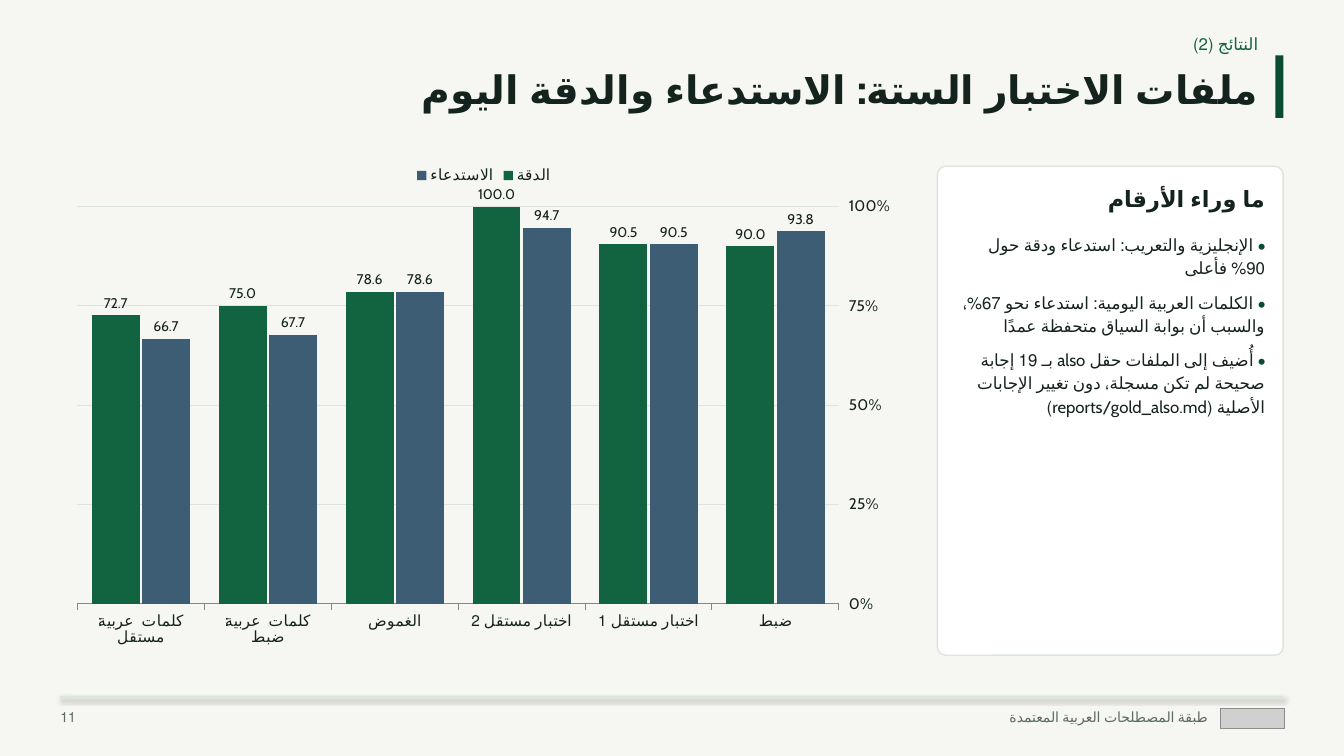
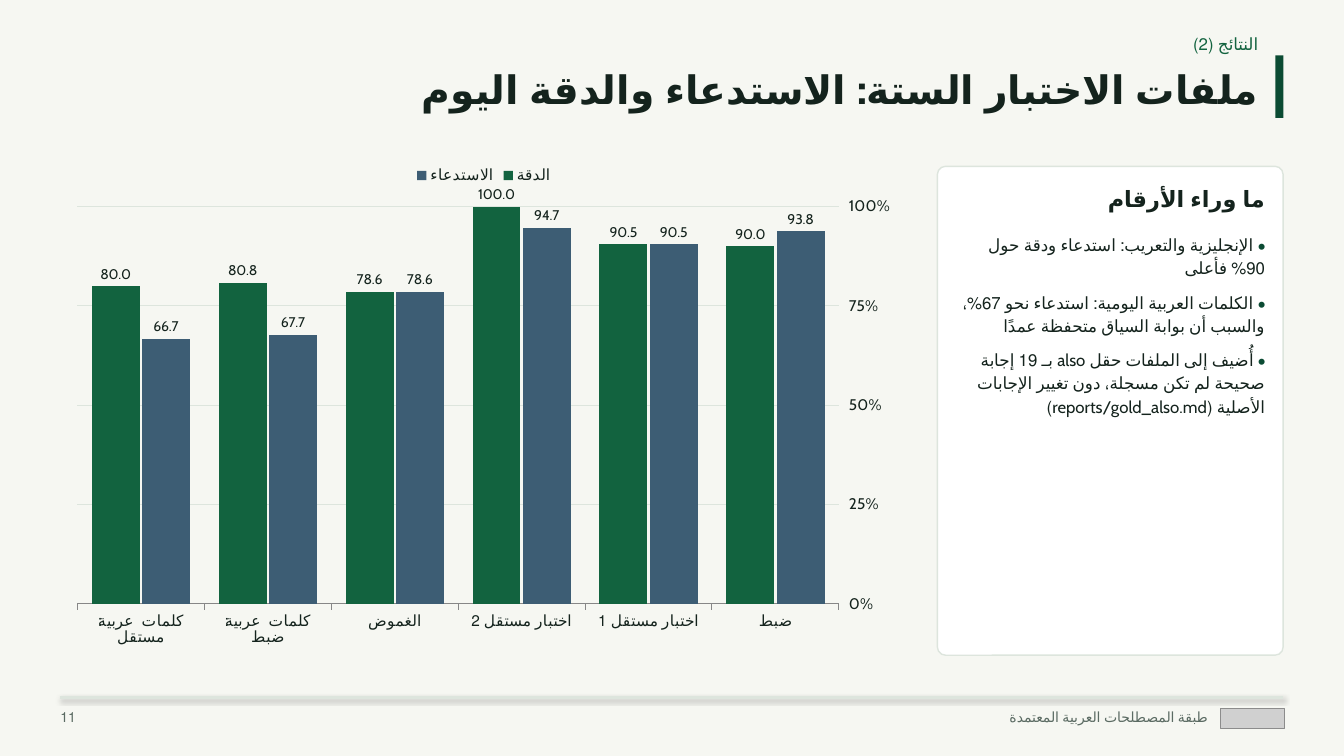
Before and after one commit to saraabduallh-1/kass-layer, a slide deck: slide 11 of reports/presentation/kass_layer_deck.pptx. Drawn at 1344x756 pixels with LibreOffice and Linux fonts; fonts in the diff are those of the drawing; grey boxes stand for pictures. Boxes give left, top, right and bottom in pixels: in the first picture for what was removed or moved away, otherwise in the second. Text is boxed around its words. In the diff, an @@ line names an element or a change of style, - is before the commit and + after.

```diff
--- a/reports/presentation/kass_layer_deck.pptx
+++ b/reports/presentation/kass_layer_deck.pptx
@@ column chart at (60,156,907,655) @@
@@ الدقة, كلمات عربية: ضبط: 75 to 80.8 @@
@@ الدقة, كلمات عربية: مستقل: 72.7 to 80 @@
```
Also in this commit, not shown: 3 other slides changed, 3 other files.
